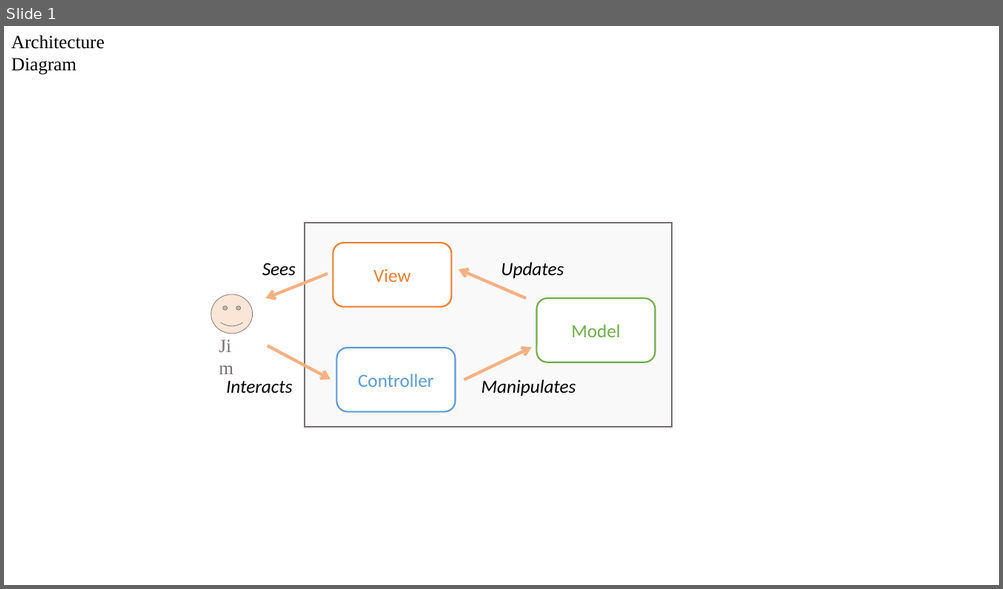
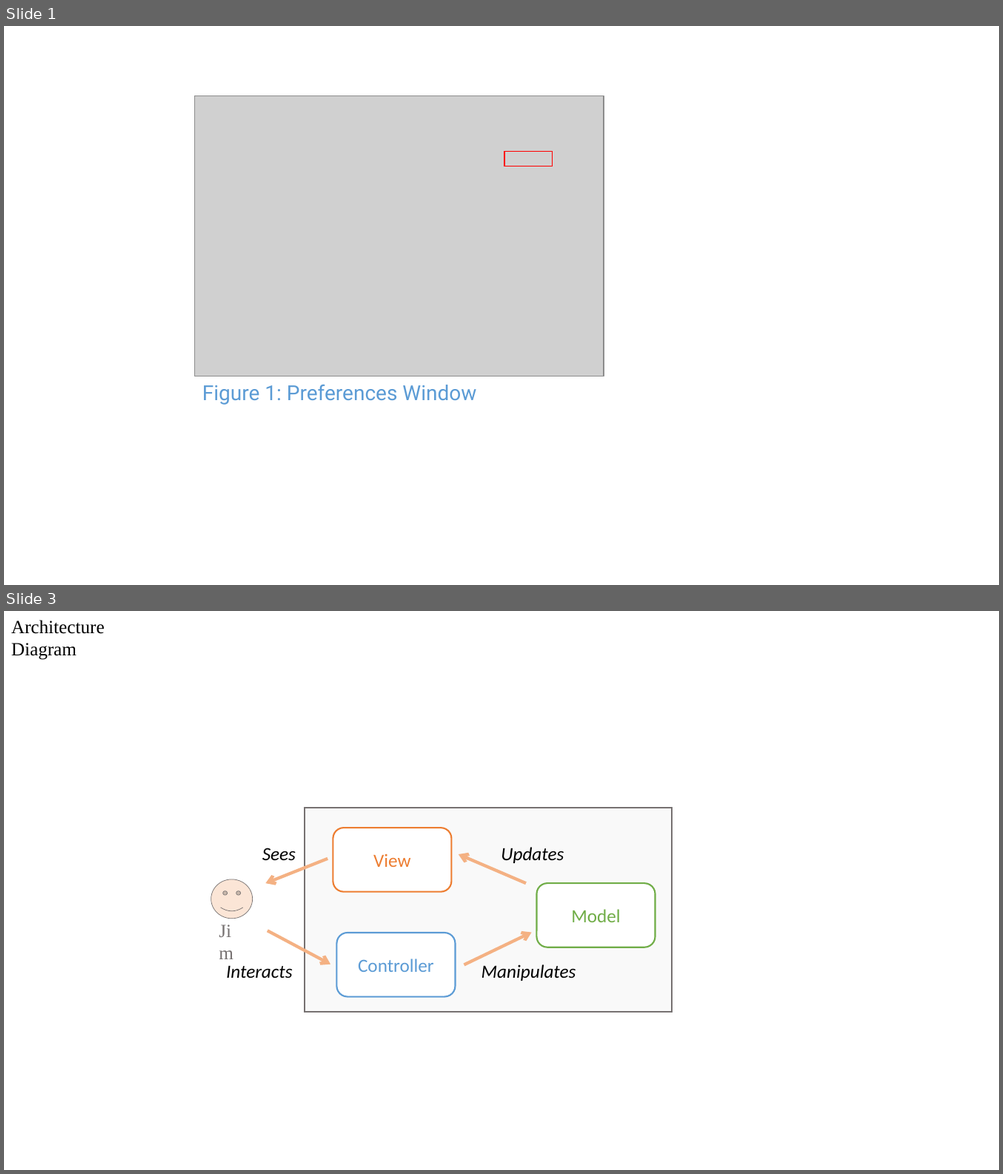
Before and after one commit to CS2103AUG2016-W11-C1/main, a slide deck: doc/DeveloperGuide.pptx. Shown one above the other, each under a label of ours: slide 1 before the commit, slides 1 and 3 after it; the slides between them are not shown. The pictures are 1003x589 and 1003x1174 pixels, drawn with LibreOffice and Linux fonts; fonts in the diff are those of the drawing; grey boxes stand for pictures. Boxes give left, top, right and bottom in pixels: in the first picture for what was removed or moved away, otherwise in the second. Text is boxed around its words. In the diff, an @@ line names an element or a change of style, - is before the commit and + after.

```diff
--- a/doc/DeveloperGuide.pptx
+++ b/doc/DeveloperGuide.pptx
@@ slide 1 added at (4,26,999,585), background #FFFFFF @@
@@ picture added at (195,96,604,377) @@
@@ rectangle added at (505,151,552,167), outline #FF0000 1 pt @@
@@ text added at (202,384,476,405), 20 pt, text #5B9BD5 @@
+Figure 1: Preferences Window
@@ what was slide 1 is now slide 3 @@
```
Also in this commit, not shown: 1 slide changed, 1 other slide added, 5 other files.
